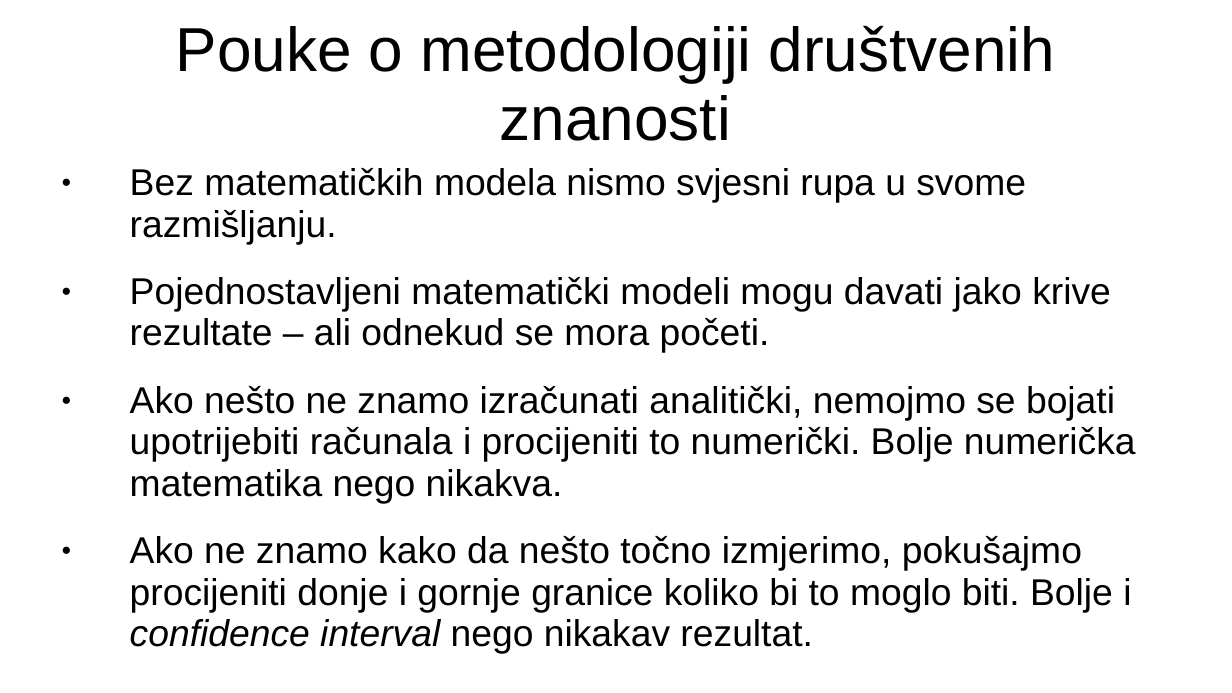
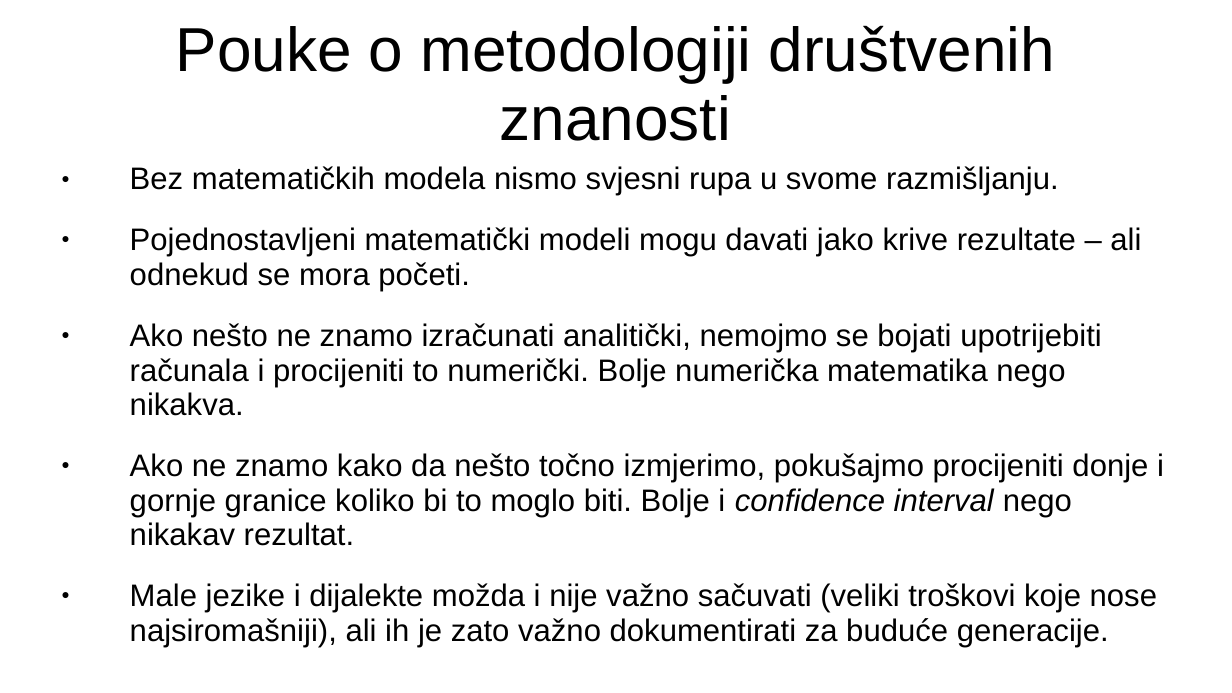
Before and after one commit to FlatAssembler/FlatAssembler.github.io, a slide deck: slide 27 of Karasica.ppt (slide 26 before the commit). Drawn at 1232x693 pixels with LibreOffice and Linux fonts; fonts in the diff are those of the drawing. Boxes give left, top, right and bottom in pixels: in the first picture for what was removed or moved away, otherwise in the second. Text is boxed around its words. In the diff, an @@ line names an element or a change of style, - is before the commit and + after.

```diff
--- a/Karasica.ppt
+++ b/Karasica.ppt
@@ subtitle at [130,166,1164,546]: size 24 to 20 pt in "Bez matematičkih modela nismo svjesni rupa u ...", "Pojednostavljeni matematički modeli mogu davati jako krive ...", "Ako nešto ne znamo izračunati analitički, nemojmo ...", "Ako ne znamo kako da nešto točno ..." @@
@@ subtitle at [130,583,1157,647]: paragraph added @@
+● Male jezike i dijalekte možda i nije važno sačuvati (veliki troškovi koje nose najsiromašniji), ali ih je zato važno dokumentirati za buduće generacije.
```
Also in this commit, not shown: 1 other slide changed, 1 slide added.
